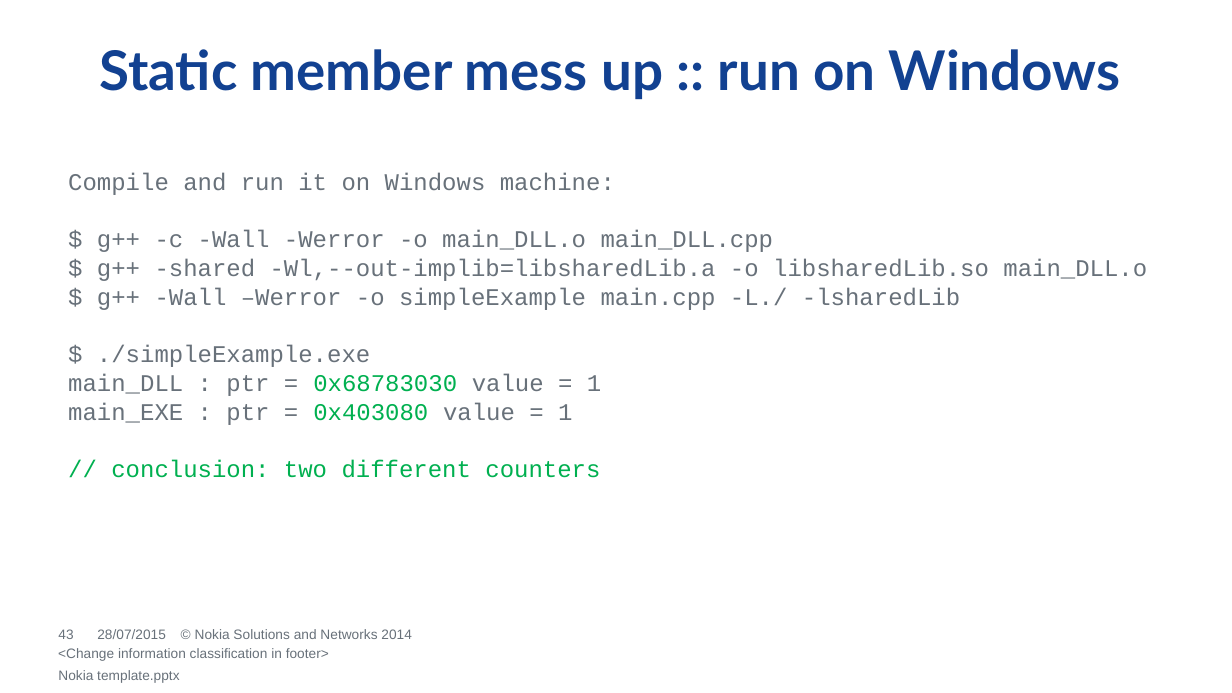
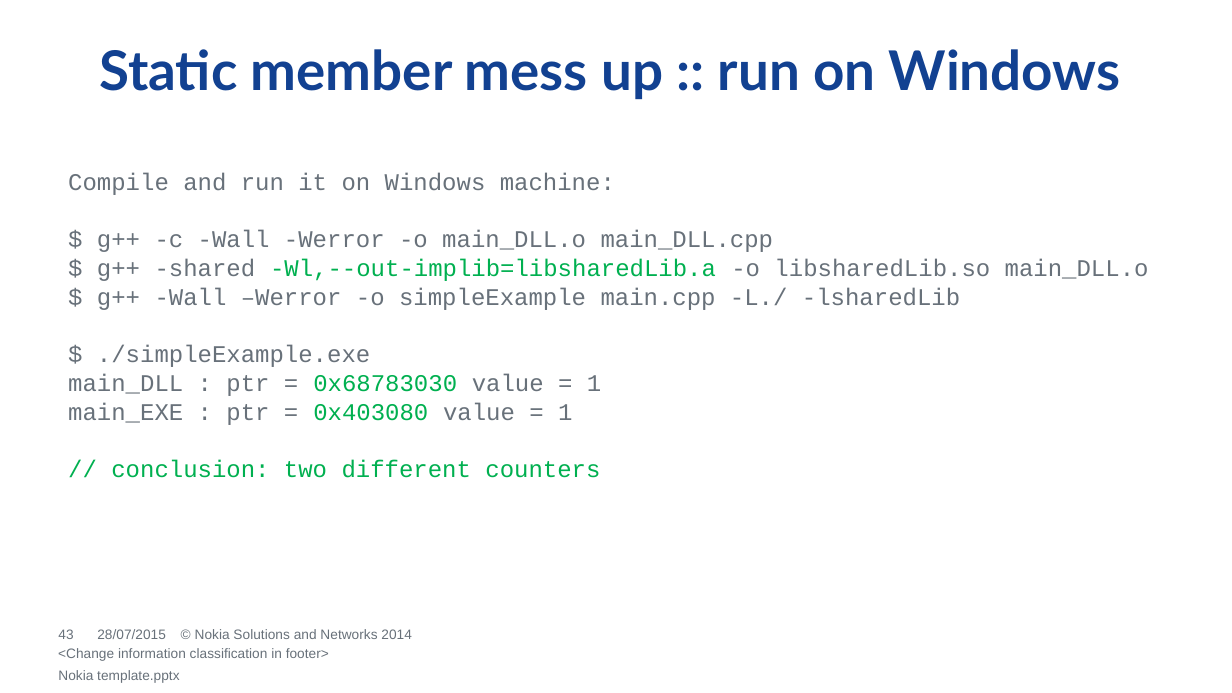
Before and after one commit to dendibakh/Linker, a slide deck: slide 43 of Diving into C++ linker.pptx. Drawn at 1232x693 pixels with LibreOffice and Linux fonts; fonts in the diff are those of the drawing; background and template pictures are left out. Boxes give left, top, right and bottom in pixels: in the first picture for what was removed or moved away, otherwise in the second. Text is boxed around its words. In the diff, an @@ line names an element or a change of style, - is before the commit and + after.

```diff
--- a/Diving into C++ linker.pptx
+++ b/Diving into C++ linker.pptx
@@ text at [97,258,1149,281]: text colour #68717A to #00B050 in "-Wl,--out-implib=libsharedLib.a" @@
```
Also in this commit, not shown: 1 other slide changed, 1 other file.
